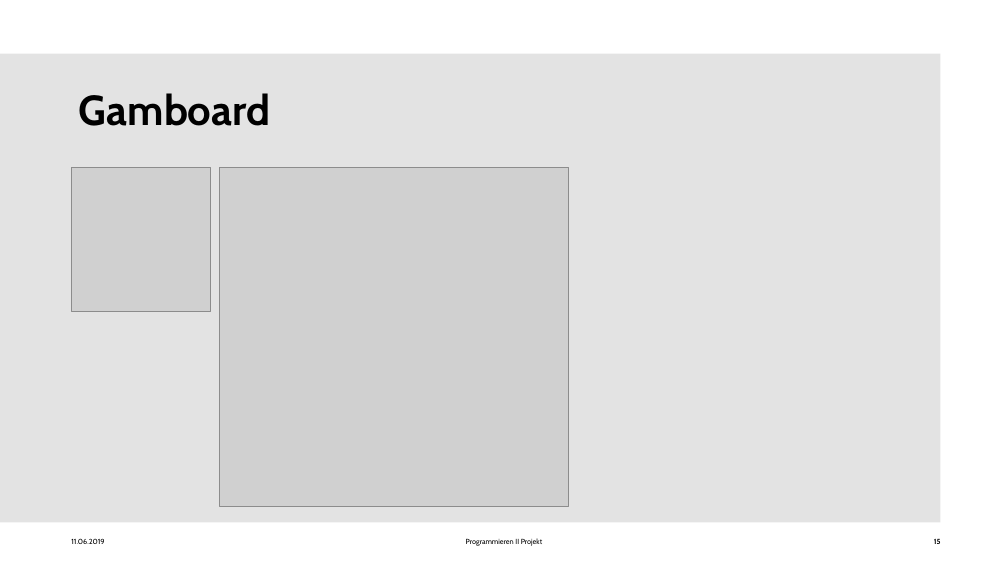
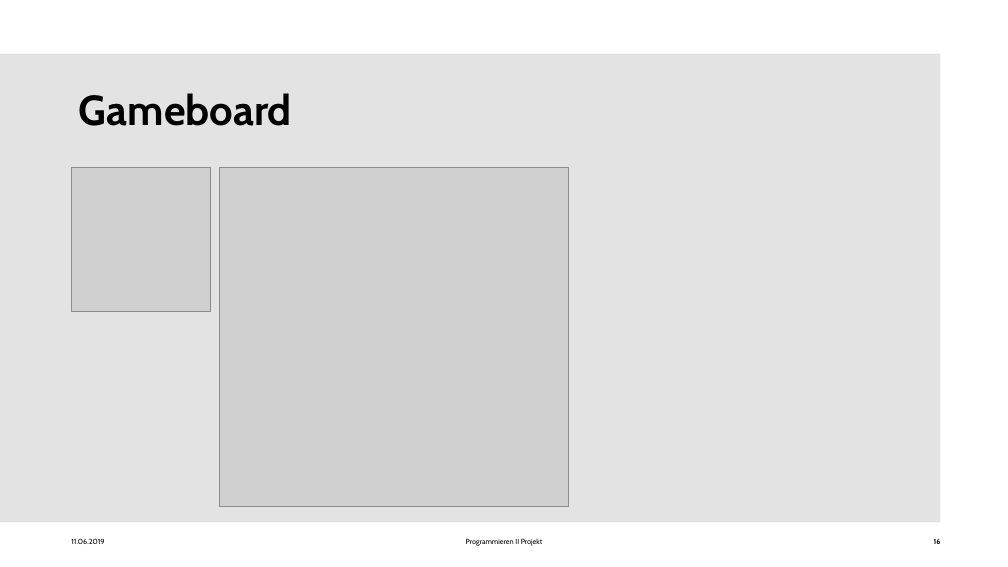
Before and after one commit to Seafyre/snakes-and-ladders, a slide deck: slide 16 of Programmieren II Projekt - Präsi.pptx (slide 15 before the commit). Drawn at 1008x567 pixels with LibreOffice and Linux fonts; fonts in the diff are those of the drawing; grey boxes stand for pictures; background and template pictures are left out. Boxes give left, top, right and bottom in pixels: in the first picture for what was removed or moved away, otherwise in the second. Text is boxed around its words. In the diff, an @@ line names an element or a change of style, - is before the commit and + after.

```diff
--- a/Programmieren II Projekt - Präsi.pptx
+++ b/Programmieren II Projekt - Präsi.pptx
@@ title at bbox=[79, 93, 292, 126]: text changed @@
-Gamboard
+Gameboard
@@ page number at bbox=[934, 539, 941, 544]: text changed @@
-15
+16
```
Also in this commit, not shown: 9 other slides changed, 1 slide added.
